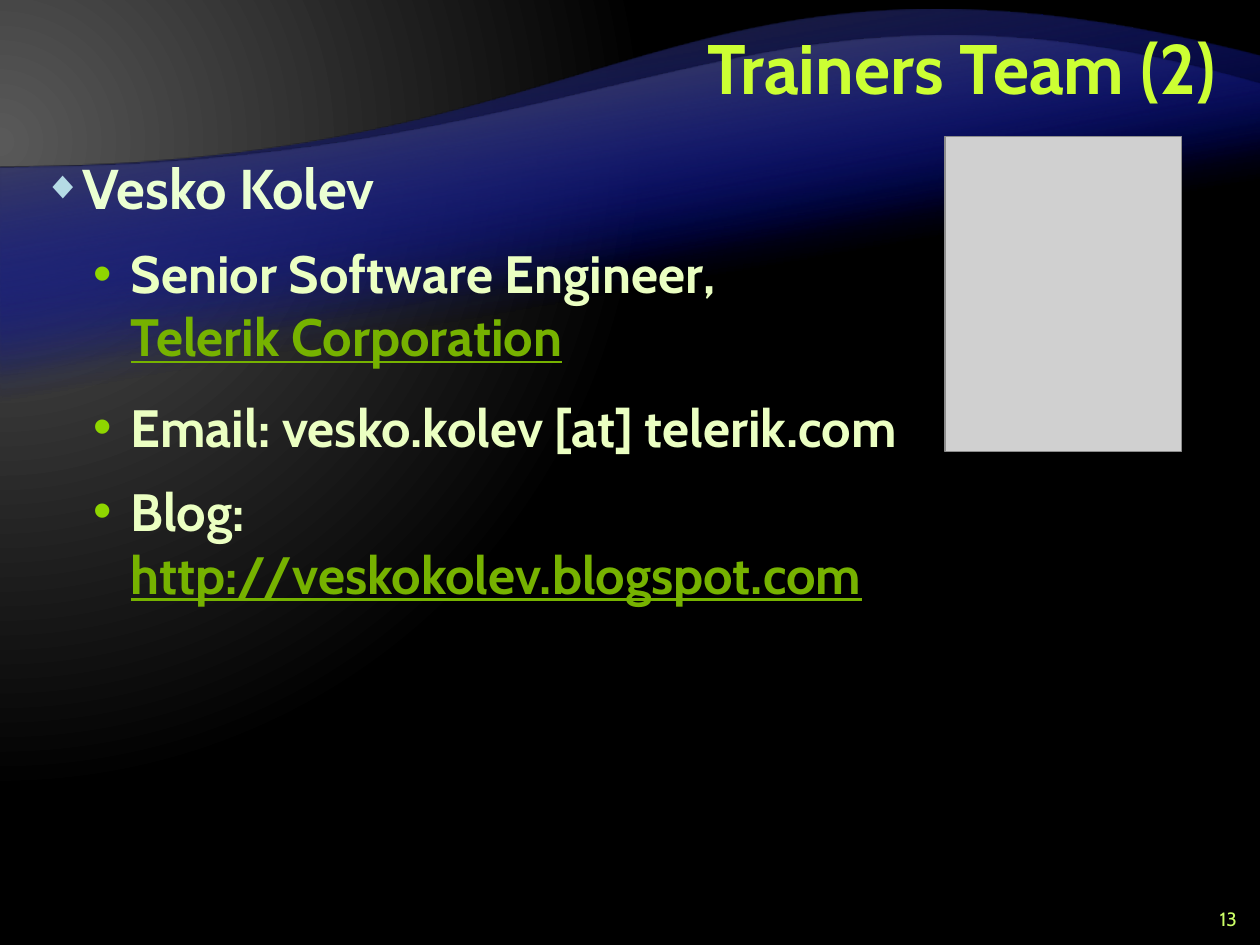
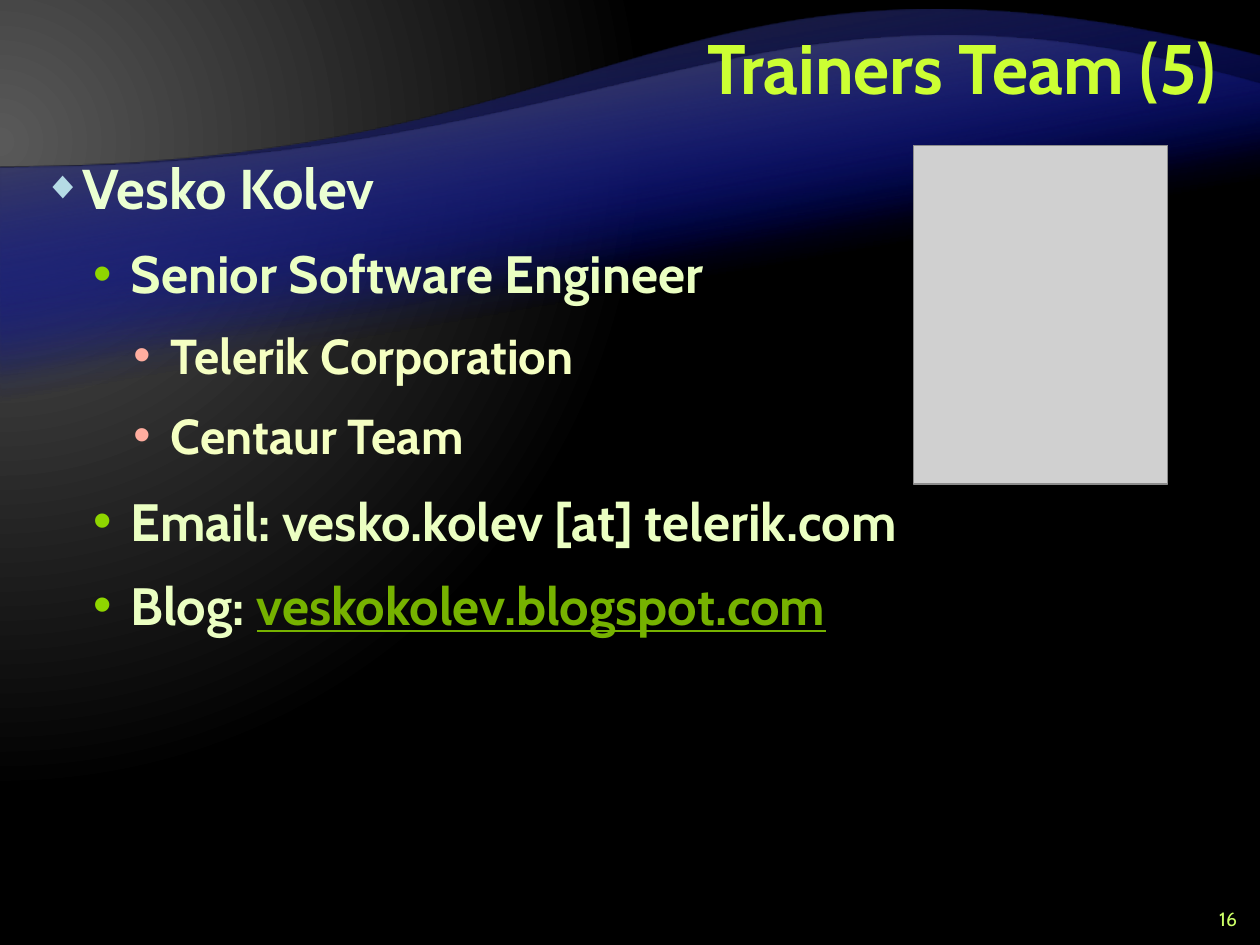
Before and after one commit to Lockheed01/aspnet-mvc-course, a slide deck: slide 16 of Lectures/0. Course Introduction/--for-editing--Course Introduction.pptx (slide 13 before the commit). Drawn at 1260x945 pixels with LibreOffice and Linux fonts; fonts in the diff are those of the drawing; grey boxes stand for pictures; background and template pictures are left out. Boxes give left, top, right and bottom in pixels: in the first picture for what was removed or moved away, otherwise in the second. Text is boxed around its words. In the diff, an @@ line names an element or a change of style, - is before the commit and + after.

```diff
--- a/Lectures/0. Course Introduction/--for-editing--Course Introduction.pptx
+++ b/Lectures/0. Course Introduction/--for-editing--Course Introduction.pptx
@@ title at box(707, 35, 1216, 104): text changed @@
-Trainers Team (2)
+Trainers Team (5)
@@ picture: place and size @@
-picture at box(945, 136, 1182, 451)
+picture at box(914, 145, 1168, 484)
@@ text at box(131, 249, 703, 455): text changed; size 30 to 28 pt; text colour #EBFFC2 to #F5FFC2 @@
-  • Senior Software Engineer, Telerik Corporation
+  • Senior Software Engineer
+    • Telerik Corporation
+    • Centaur Team
@@ text "Email: vesko.kolev [at] telerik.com": place and size @@
-text "Email: vesko.kolev [at] telerik.com" at box(131, 407, 897, 606)
+text "Email: vesko.kolev [at] telerik.com" at box(131, 501, 897, 637)
@@ text at box(131, 585, 826, 637): text changed @@
-  • Blog: http://veskokolev.blogspot.com
+  • Blog: veskokolev.blogspot.com
@@ page number at box(1219, 912, 1237, 927): text changed @@
-13
+16
```
Also in this commit, not shown: 12 other slides changed, 4 slides added, 4 slides removed.
